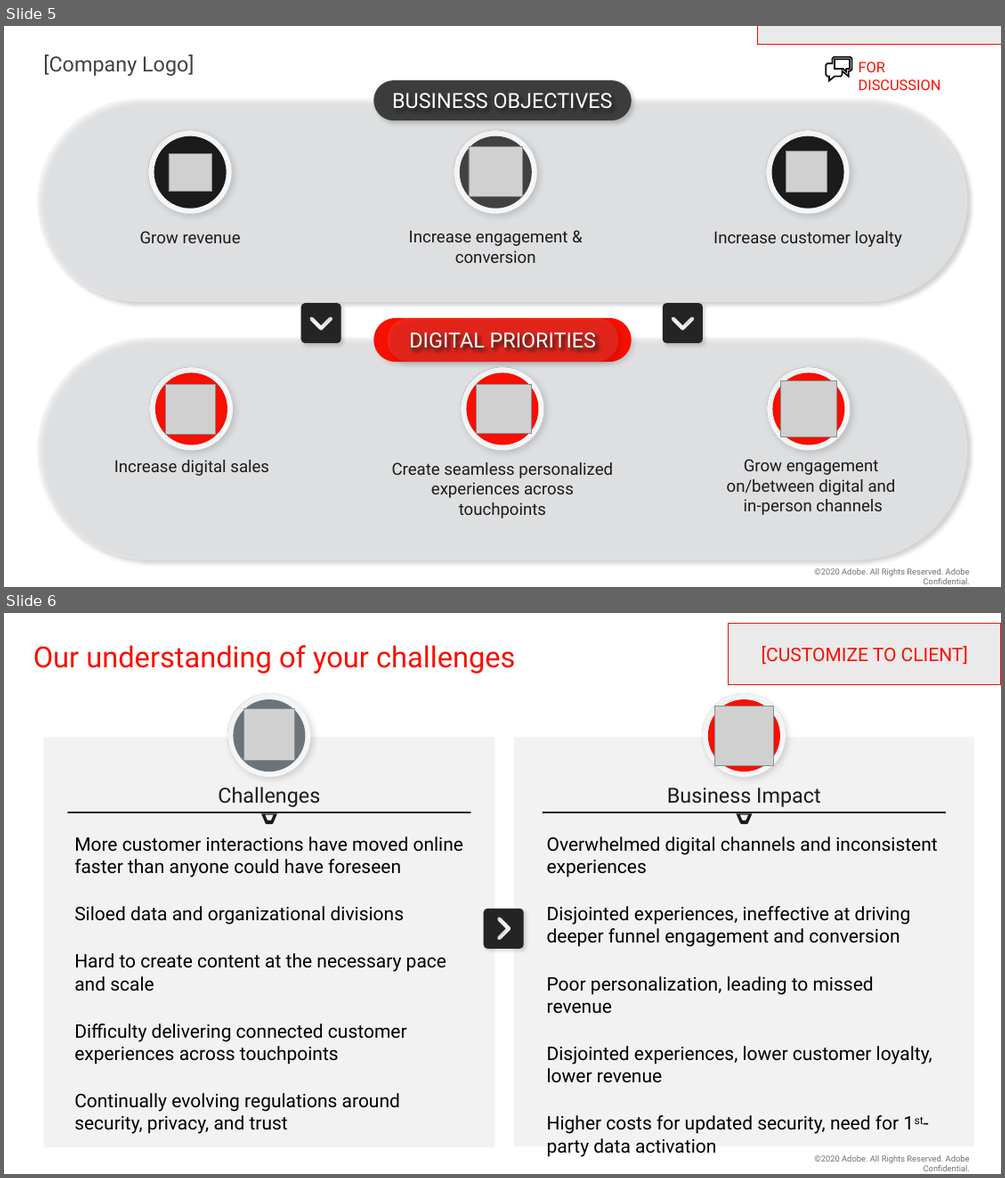
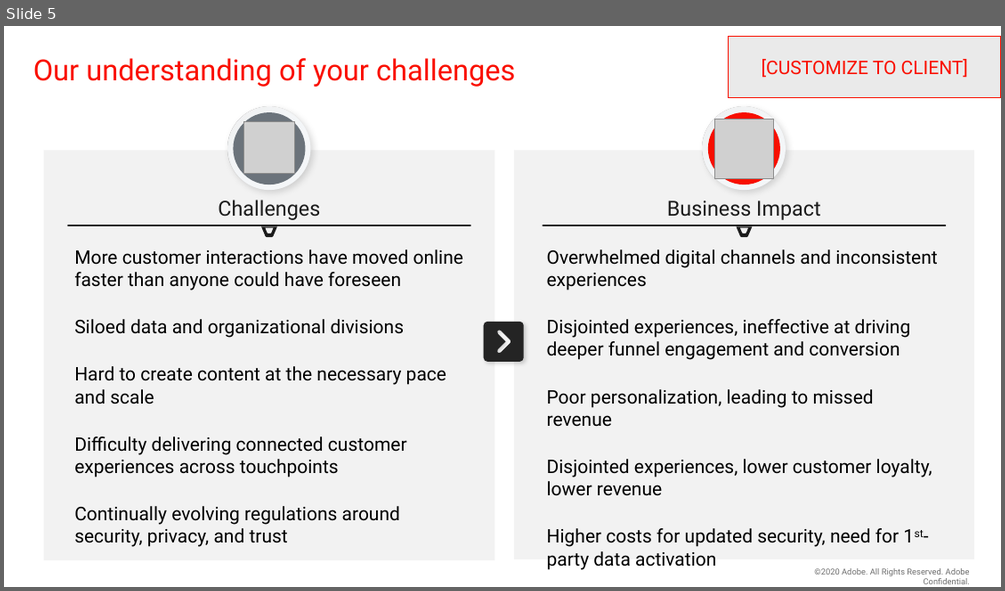
Before and after one commit to adobeemeapartners/pwc-ts-workshop, a slide deck: presentation-template.pptx. Shown one above the other, each under a label of ours: slides 5 and 6 before the commit, slide 5 after it. The pictures are 1005x1178 and 1005x591 pixels, drawn with LibreOffice and Linux fonts; fonts in the diff are those of the drawing; grey boxes stand for pictures; background and template pictures are left out. Boxes give left, top, right and bottom in pixels: in the first picture for what was removed or moved away, otherwise in the second. Text is boxed around its words. In the diff, an @@ line names an element or a change of style, - is before the commit and + after.

```diff
--- a/presentation-template.pptx
+++ b/presentation-template.pptx
@@ slide 5 removed at <box>4,26,1001,587</box>, background #FFFFFF; not listed: 1 template element that a slide beside it also shows @@
@@ rectangle removed at <box>758,26,1001,45</box> @@
-[CUSTOMIZE TO CLIENT]
@@ text removed at <box>43,54,194,76</box> @@
-[Company Logo]
@@ group removed at <box>825,56,941,90</box>: 3 freeform shapes, 1 text @@
-FOR DISCUSSION
@@ rounded rectangle removed at <box>38,99,967,301</box> @@
@@ rounded rectangle removed at <box>38,99,967,301</box> @@
@@ rounded rectangle removed at <box>373,80,631,121</box> @@
@@ rounded rectangle removed at <box>373,80,631,121</box> @@
-BUSINESS OBJECTIVES
@@ group removed at <box>140,131,241,243</box>: 3 ellipses, 1 text, 1 picture @@
-Grow revenue
@@ group removed at <box>409,131,568,263</box>: 3 ellipses, 1 text, 1 picture @@
-Increase engagement & conversion
@@ group removed at <box>713,131,902,247</box>: 3 ellipses, 1 text, 1 picture @@
-Increase customer loyalty
@@ freeform shape removed at <box>301,303,341,343</box> @@
@@ freeform shape removed at <box>301,303,341,343</box> @@
@@ group removed at <box>38,318,967,560</box>: 4 rounded rectangles @@
-DIGITAL PRIORITIES
@@ freeform shape removed at <box>663,303,704,343</box> @@
@@ freeform shape removed at <box>663,303,704,343</box> @@
@@ group removed at <box>114,368,269,475</box>: 3 ellipses, 1 text, 1 picture @@
-Increase digital sales
@@ group removed at <box>392,368,613,518</box>: 3 ellipses, 1 text, 1 picture @@
-Create seamless personalized experiences across touchpoints
@@ group removed at <box>727,368,896,515</box>: 3 ellipses, 1 text, 1 picture @@
-Grow engagement
-on/between digital and
-in-person channels
@@ what was slide 6 is now slide 5 @@
```
Also in this commit, not shown: 4 slides changed, 1 slide added.
